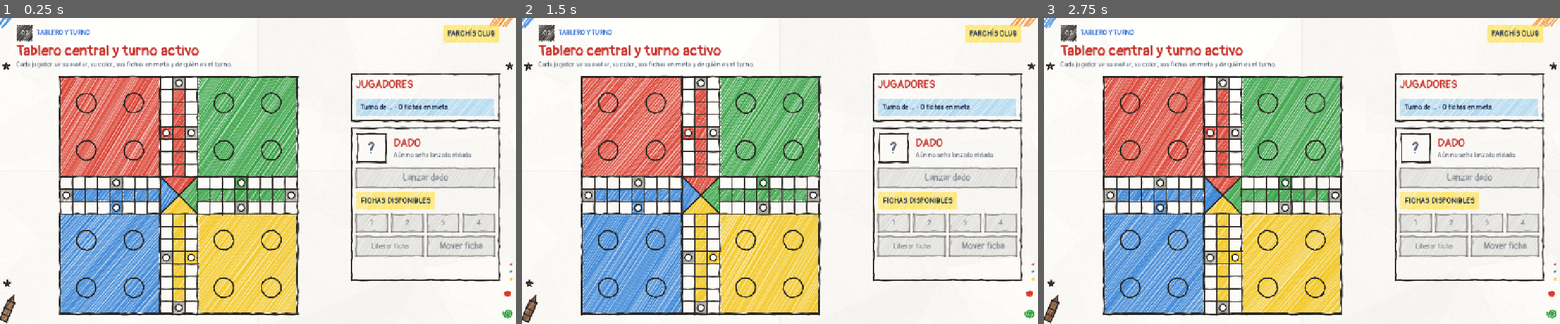
Above: before the commit, frames 1-3 (left to right).
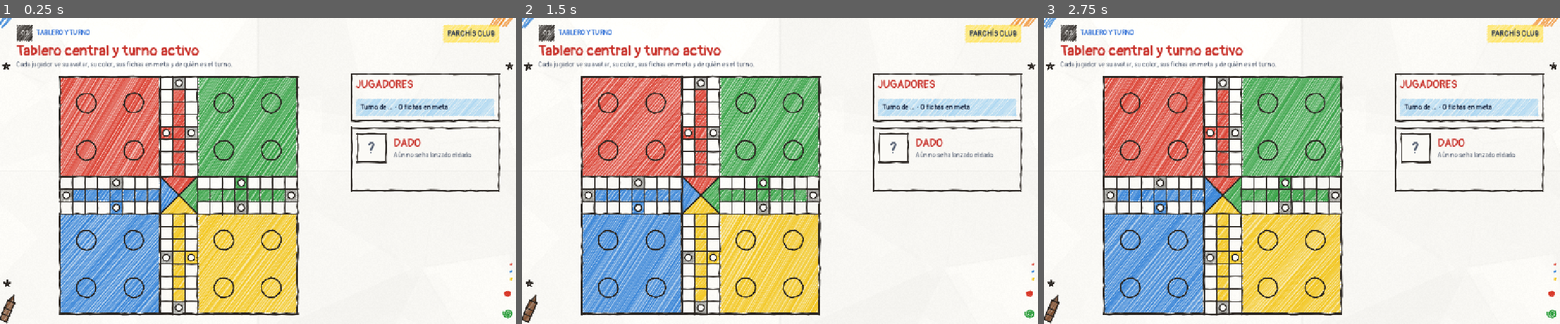
Above: after the commit, the same moments.

Repository: Darorico/parch-s-equipo-4-
Game: Godot game, scene res://views/escenas/vista_tablero.tscn
The game is run twice, just before and just after one commit, with the same random seed, the same clock (stepped at 60 frames per second) and the same inputs. This scene is started directly instead of the project's main scene.
Inputs (mouse positions are in pixels of both pictures, inside the frame that each line leads up to):
- Up to frame 1 (0.25 s): no input
- Up to frame 2 (1.5 s): move the mouse to (702, 195) at 0.52 s; click (702, 195) at 0.67 s; tap Enter at 1.25 s; move the mouse to (676, 186) at 1.27 s; click (676, 186) at 1.42 s
- Up to frame 3 (2.75 s): move the mouse to (1353, 103) at 2.02 s; click (1353, 103) at 2.17 s

The runs differ from the first frame. In frame 1, 3.6% of the frame differs, in the area x 68-97%, y 35-87%; in frame 2, 3.6%; in frame 3, 3.6%.

Commit message:
Se lanza con clic en el dado, las fichas se eligen en el tablero y Liberar/Mover solo aparecen con 5

Diff:
--- a/controllers/bot_prueba.gd
+++ b/controllers/bot_prueba.gd
@@ -65,7 +65,7 @@
 	if _carpeta_capturas == "":
 		await get_tree().create_timer(0.2).timeout
 		return
-	await get_tree().create_timer(1.2).timeout
+	await get_tree().create_timer(2.5).timeout
 	var imagen := get_viewport().get_texture().get_image()
 	imagen.save_png("%s/%d_%02d_%s.png" % [_carpeta_capturas, Red.mi_id(), _capturas, nombre])
 	_capturas += 1
--- a/views/dado_vista.gd
+++ b/views/dado_vista.gd
@@ -3,6 +3,10 @@
 extends Control
 ## Dado dibujado a lápiz. Al recibir un valor «rueda» unos cuadros a saltos (stop-motion),
 ## ladeándose en cada cuadro, y se queda en ese valor.
+## Es también el botón para lanzar: cuando está `activo` (tu turno) se resalta con crayón amarillo
+## y al hacerle clic emite `presionado`.
+
+signal presionado
 
 ## Cuántos cuadros rueda el dado antes de mostrar el resultado.
 const CUADROS_ANIMACION := 4
@@ -20,6 +24,12 @@
 	set(nuevo):
 		valor = nuevo
 		queue_redraw()
+## Se puede hacer clic para lanzar (lo activa el panel cuando es tu turno).
+@export var activo := false:
+	set(nuevo):
+		activo = nuevo
+		mouse_default_cursor_shape = Control.CURSOR_POINTING_HAND if activo else Control.CURSOR_ARROW
+		queue_redraw()
 var _inclinacion := 0.0
 var _animacion := 0
 
@@ -27,11 +37,21 @@
 func _init() -> void:
 	custom_minimum_size = Vector2(80, 80)
 	add_to_group(Garabato.GRUPO_VIVO)
+	mouse_filter = Control.MOUSE_FILTER_STOP
+	tooltip_text = "Haz clic para lanzar el dado"
 
 
 ## Segundos que dura animar(); quien la llama espera esto antes de mostrar el resultado.
 static func duracion_animacion() -> float:
 	return (CUADROS_ANIMACION + 1) / Animaciones.CUADROS_POR_SEGUNDO
+
+
+func _gui_input(event: InputEvent) -> void:
+	var clic := event as InputEventMouseButton
+	if activo and clic and clic.pressed and clic.button_index == MOUSE_BUTTON_LEFT:
+		accept_event()
+		activo = false
+		presionado.emit()
 
 
 func animar(valor_final: int) -> void:
@@ -56,6 +76,9 @@
 	var lado := minf(size.x, size.y) - 10.0
 	var centro := size / 2.0
 	var semilla := 900 + Garabato.cuadro % 3
+	if activo:
+		# Resaltador amarillo detrás del dado: «¡haz clic aquí!».
+		Garabato.rellenar_circulo(ci, centro, lado * 0.72, Color(Estilo.RESALTADOR, 0.85), semilla + 40, 3.0)
 	draw_set_transform(centro, _inclinacion, Vector2.ONE)
 	var cuadrado := Rect2(-Vector2(lado, lado) / 2.0, Vector2(lado, lado))
 	RenderingServer.canvas_item_add_rect(ci, cuadrado, Estilo.PAPEL)
--- a/views/panel_acciones.gd
+++ b/views/panel_acciones.gd
@@ -1,43 +1,53 @@
 class_name PanelAcciones
 extends PanelContainer
-## Controles del turno (Pantallas 03 y 04 del storyboard): dado, «Lanzar dado», «Fichas disponibles»,
-## «Liberar ficha» y «Mover ficha». No decide nada: solo le pasa la intención del usuario al
-## ControladorTurno. Qué botones están activos lo decide la VistaTablero según las señales del Modelo.
-## Debajo de los botones muestra, en una sola línea, el último resultado que devolvió el Mock
-## («Ficha movida N casillas», «¡Éxito! Sacó la ficha…») o el último error.
+## Controles del turno (Pantallas 03 y 04 del storyboard). No decide nada: solo le pasa la intención
+## del usuario al ControladorTurno. Qué se puede hacer lo decide la VistaTablero según las señales del Modelo.
+##
+## Cómo se juega:
+##   - Para lanzar, se hace clic en el DADO (se resalta cuando es tu turno).
+##   - Las fichas se eligen haciendo clic en el TABLERO.
+##       · Si no salió 5: al hacer clic en una ficha resaltada, se mueve.
+##       · Si salió 5: aparecen «Liberar ficha» y «Mover ficha». «Liberar» queda sombreado si ya no
+##         quedan fichas en casa; para mover, primero se hace clic en la ficha y luego en «Mover ficha».
+## Debajo se muestra en una sola línea el último resultado del Mock o el último error.
 ## Diseño: views/escenas/panel_acciones.tscn.
 
 signal ficha_elegida(ficha_id: int)
 
+enum Modo { ESPERANDO, CLIC_EN_TABLERO, CON_CINCO }
+
+const VALOR_PARA_SALIR := 5
+
 @onready var dado: DadoVista = %Dado
-@onready var boton_lanzar: Button = %BotonLanzar
 @onready var boton_liberar: Button = %BotonLiberar
 @onready var boton_mover: Button = %BotonMover
-@onready var _titulo: Label = %Titulo
-@onready var _resultado: Label = %Resultado
-@onready var _linea_resultado: Label = %LineaResultado
-@onready var _chips_contenedor: HBoxContainer = %Chips
+# Opcionales: si la escena no los tiene, el panel funciona igual.
+@onready var _titulo: Label = get_node_or_null("%Titulo")
+@onready var _resultado: Label = get_node_or_null("%Resultado")
+@onready var _linea_resultado: Label = get_node_or_null("%LineaResultado")
 
-var _chips: Array[Button] = []
-var _grupo := ButtonGroup.new()
 var _controlador: ControladorTurno
+var _modo := Modo.ESPERANDO
 var _puede_lanzar := false
+var _ultimo_valor := 0
+var _seleccionada := 0
 var _opciones := {}  # Últimas opciones mostradas, para restaurar tras un error.
 
 
 func _ready() -> void:
-	_grupo.allow_unpress = true
-	for chip: Button in _chips_contenedor.get_children():
-		chip.set_meta("ficha", _chips.size() + 1)
-		chip.toggle_mode = true
-		chip.button_group = _grupo
-		chip.toggled.connect(_on_chip.bind(chip))
-		_chips.append(chip)
-	boton_lanzar.pressed.connect(_on_lanzar)
+	# El dado es el botón para lanzar y las fichas se eligen en el tablero: los controles antiguos
+	# («Lanzar dado» y los chips 1-4), si siguen en la escena, se ocultan.
+	for viejo in ["%BotonLanzar", "%Chips", "%SeccionFichas"]:
+		var nodo := get_node_or_null(viejo) as CanvasItem
+		if nodo:
+			nodo.visible = false
+	var rotulo := find_child("RotuloFichas", true, false) as CanvasItem
+	if rotulo:
+		rotulo.visible = false
+	dado.presionado.connect(_on_lanzar)
 	boton_liberar.pressed.connect(_on_liberar)
 	boton_mover.pressed.connect(_on_mover)
-	boton_lanzar.disabled = true
-	_linea_resultado.text = ""
+	_texto(_linea_resultado, "")
 	limpiar_opciones()
 
 
@@ -47,53 +57,73 @@
 
 func mostrar_turno(es_mio: bool, nombre: String) -> void:
 	_puede_lanzar = es_mio
-	boton_lanzar.disabled = not es_mio
-	boton_lanzar.text = "Lanzar dado" if es_mio else "Turno de %s" % nombre
-	_titulo.text = "¡TU TURNO!" if es_mio else "TURNO DE %s" % nombre.to_upper()
+	dado.activo = es_mio
+	_texto(_titulo, "¡TU TURNO!" if es_mio else "TURNO DE %s" % nombre.to_upper())
+	_texto(_resultado, "Haz clic en el dado para lanzarlo." if es_mio else "Esperando a que %s lance el dado." % nombre)
 	if es_mio:
 		Sonidos.turno_propio()
 	limpiar_opciones()
 
 
+func terminar_partida() -> void:
+	_puede_lanzar = false
+	dado.activo = false
+	_texto(_titulo, "PARTIDA TERMINADA")
+	limpiar_opciones()
+
+
 ## Paso 1 del dado: solo lo hace rodar. Devuelve cuánto dura, para no mostrar nada más hasta que termine.
 func animar_dado(valor: int) -> float:
-	_resultado.text = "Lanzando el dado..."
+	_ultimo_valor = valor
+	dado.activo = false
+	_texto(_resultado, "Lanzando el dado...")
 	dado.animar(valor)
 	return DadoVista.duracion_animacion()
 
 
 ## Paso 2 del dado: ya terminó de rodar, ahora se muestra el resultado.
 func revelar_dado(valor: int, nombre: String, es_mio: bool) -> void:
-	_resultado.text = ("Sacaste un %d." if es_mio else nombre + " sacó un %d.") % valor
+	_texto(_resultado, ("Sacaste un %d." if es_mio else nombre + " sacó un %d.") % valor)
 
 
+## Es tu turno de elegir. Con 5 aparecen los botones; con otro número se elige con un clic en el tablero.
 func mostrar_opciones(movibles: Array, puede_liberar: bool) -> void:
 	_opciones = {"movibles": movibles, "puede_liberar": puede_liberar}
 	_puede_lanzar = false
-	boton_lanzar.disabled = true
-	_titulo.text = "ELIGE FICHA"
-	for chip in _chips:
-		chip.disabled = not chip.get_meta("ficha") in movibles
-		chip.set_pressed_no_signal(false)
-	boton_liberar.disabled = not puede_liberar
-	boton_mover.disabled = true
-	if movibles.size() == 1:
-		seleccionar_ficha(movibles[0])
+	dado.activo = false
+	_seleccionada = 0
+	if _ultimo_valor == VALOR_PARA_SALIR:
+		_modo = Modo.CON_CINCO
+		boton_liberar.visible = true
+		boton_mover.visible = true
+		boton_liberar.disabled = not puede_liberar
+		boton_mover.disabled = true
+		_texto(_titulo, "¡SACASTE 5!")
+		if movibles.is_empty():
+			_texto(_resultado, "Libera una ficha de tu casa.")
+		elif puede_liberar:
+			_texto(_resultado, "Libera una ficha, o haz clic en una del tablero y pulsa «Mover ficha».")
+		else:
+			_texto(_resultado, "Ya no hay fichas en casa: haz clic en una del tablero y pulsa «Mover ficha».")
+	else:
+		_modo = Modo.CLIC_EN_TABLERO
+		_ocultar_botones()
+		_texto(_titulo, "ELIGE FICHA")
+		_texto(_resultado, "Sacaste un %d: haz clic en la ficha que quieres mover." % _ultimo_valor)
 
 
 func limpiar_opciones() -> void:
 	_opciones = {}
-	for chip in _chips:
-		chip.set_pressed_no_signal(false)
-		chip.disabled = true
-	boton_liberar.disabled = true
-	boton_mover.disabled = true
+	_modo = Modo.ESPERANDO
+	_seleccionada = 0
+	_ocultar_botones()
 
 
 ## Última línea de resultado del Mock (o error, en rojo).
 func mostrar_resultado(texto: String, es_error := false) -> void:
-	_linea_resultado.text = texto
-	_linea_resultado.add_theme_color_override("font_color", Estilo.ERROR_TEXTO if es_error else Estilo.TEXTO)
+	_texto(_linea_resultado, texto)
+	if _linea_resultado:
+		_linea_resultado.add_theme_color_override("font_color", Estilo.ERROR_TEXTO if es_error else Estilo.TEXTO)
 
 
 ## Vuelve a habilitar lo que estaba disponible (por ejemplo, si el servidor rechazó la acción).
@@ -101,44 +131,53 @@
 	if not _opciones.is_empty():
 		mostrar_opciones(_opciones.movibles, _opciones.puede_liberar)
 	else:
-		boton_lanzar.disabled = not _puede_lanzar
+		dado.activo = _puede_lanzar
 
 
+## Clic en una ficha del tablero (solo llegan las fichas resaltadas, es decir, las que se pueden mover).
 func seleccionar_ficha(ficha_id: int) -> void:
-	for chip in _chips:
-		if chip.get_meta("ficha") == ficha_id and not chip.disabled:
-			chip.button_pressed = true
-
-
-func _on_chip(presionado: bool, chip: Button) -> void:
-	if presionado:
-		boton_mover.disabled = false
-		ficha_elegida.emit(chip.get_meta("ficha"))
-	elif _grupo.get_pressed_button() == null:
-		boton_mover.disabled = true
-		ficha_elegida.emit(0)
+	if _opciones.is_empty() or not ficha_id in _opciones.movibles:
+		return
+	match _modo:
+		Modo.CLIC_EN_TABLERO:
+			_bloquear()
+			_controlador.mover_ficha(ficha_id)
+		Modo.CON_CINCO:
+			_seleccionada = ficha_id
+			boton_mover.disabled = false
+			ficha_elegida.emit(ficha_id)
 
 
 func _on_lanzar() -> void:
-	boton_lanzar.disabled = true
+	_puede_lanzar = false
 	_controlador.procesar_lanzamiento_dado()
 
 
 func _on_liberar() -> void:
-	_bloquear_opciones()
+	_bloquear()
 	_controlador.liberar_ficha()
 
 
 func _on_mover() -> void:
-	var chip := _grupo.get_pressed_button()
-	if chip == null:
+	if _seleccionada == 0:
 		return
-	_bloquear_opciones()
-	_controlador.mover_ficha(chip.get_meta("ficha"))
+	var ficha := _seleccionada
+	_bloquear()
+	_controlador.mover_ficha(ficha)
 
 
-func _bloquear_opciones() -> void:
-	for chip in _chips:
-		chip.disabled = true
+## Evita dobles clics mientras el servidor responde.
+func _bloquear() -> void:
+	_modo = Modo.ESPERANDO
 	boton_liberar.disabled = true
 	boton_mover.disabled = true
+
+
+func _ocultar_botones() -> void:
+	boton_liberar.visible = false
+	boton_mover.visible = false
+
+
+static func _texto(label: Label, texto: String) -> void:
+	if label:
+		label.text = texto
--- a/views/tablero_dibujo.gd
+++ b/views/tablero_dibujo.gd
@@ -125,14 +125,26 @@
 
 
 func _gui_input(event: InputEvent) -> void:
+	if event is InputEventMouseMotion:
+		# Manita sobre las fichas que se pueden elegir.
+		var sobre_ficha := _ficha_en((event as InputEventMouseMotion).position) != 0
+		mouse_default_cursor_shape = Control.CURSOR_POINTING_HAND if sobre_ficha else Control.CURSOR_ARROW
+		return
 	var clic := event as InputEventMouseButton
 	if clic == null or not clic.pressed or clic.button_index != MOUSE_BUTTON_LEFT:
 		return
+	var ficha := _ficha_en(clic.position)
+	if ficha != 0:
+		ficha_clicada.emit(ficha)
+		accept_event()
+
+
+## Ficha resaltada que está bajo el punto (0 si ninguna).
+func _ficha_en(punto: Vector2) -> int:
 	for zona: Dictionary in _zonas_clic:
-		if clic.position.distance_to(zona.centro) <= zona.radio * 1.3:
-			ficha_clicada.emit(zona.ficha)
-			accept_event()
-			return
+		if punto.distance_to(zona.centro) <= zona.radio * 1.3:
+			return zona.ficha
+	return 0
 
 
 # ---------------------------------------------------------------------------
--- a/views/vista_tablero.gd
+++ b/views/vista_tablero.gd
@@ -103,7 +103,7 @@
 	if jugador_id != _mi_id:
 		return
 	Estilo.cambiar_encabezado(_encabezado, "04", "SELECCIÓN DE FICHA", "Elige una ficha válida",
-			"Con un 5 puedes liberar una ficha de tu casa; si no, elige qué ficha mover.")
+			"Haz clic en una ficha resaltada del tablero. Con un 5 también puedes liberar una de tu casa.")
 	_movibles = movibles
 	tablero.resaltar(jugador_id, movibles)
 	panel_acciones.mostrar_opciones(movibles, puede_liberar)
@@ -117,8 +117,7 @@
 
 
 func _mostrar_fin(ganador_id: int, motivo: String) -> void:
-	panel_acciones.mostrar_turno(false, _nombre(ganador_id))
-	panel_acciones.boton_lanzar.text = "Partida terminada"
+	panel_acciones.terminar_partida()
 	var columna := VBoxContainer.new()
 	columna.custom_minimum_size.x = 380
 	columna.add_theme_constant_override("separation", 12)
